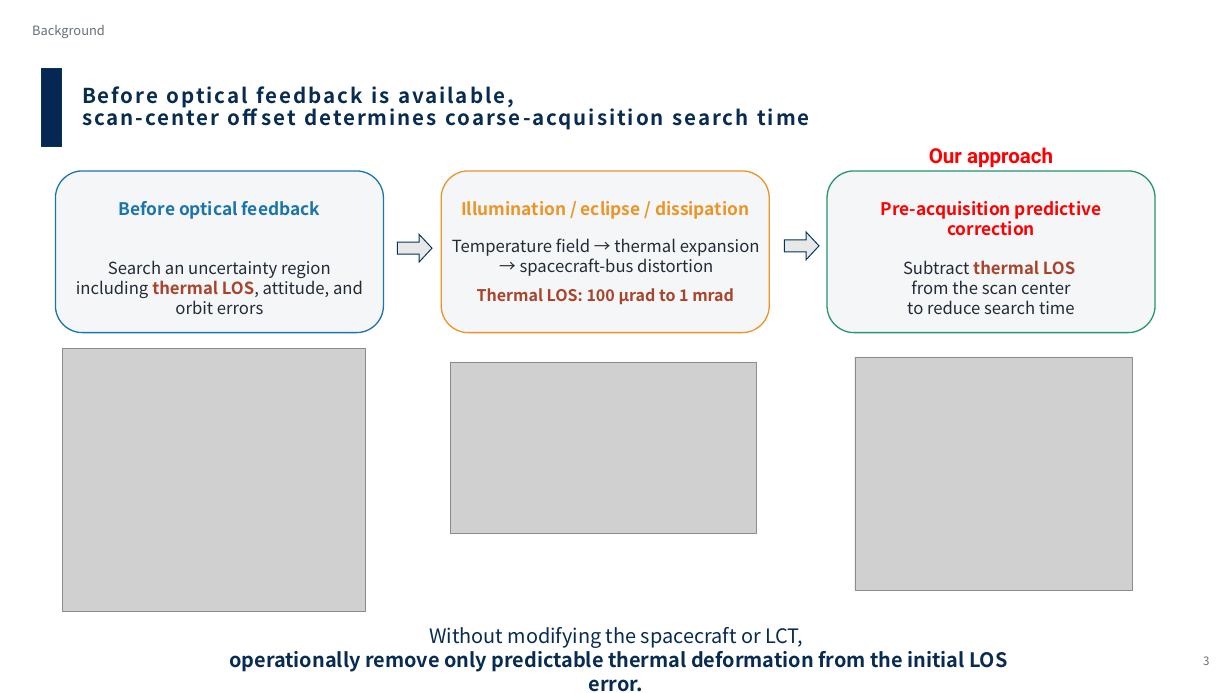
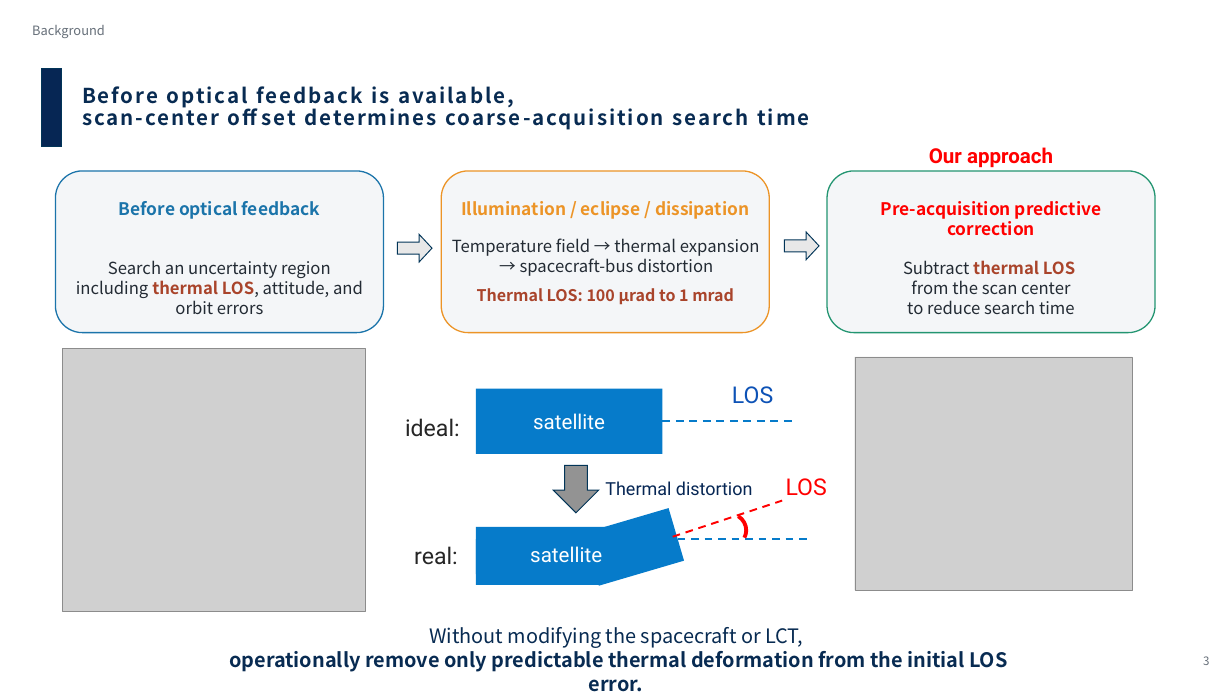
Before and after one commit to Hideki-1029/thermal-deformation-optcomm, a slide deck: slide 3 of papers/ICSO/slides/en_ICSO2026_slides_takamoto.pptx. Drawn at 1232x693 pixels with LibreOffice and Linux fonts; fonts in the diff are those of the drawing; grey boxes stand for pictures; background and template pictures are left out. Boxes give left, top, right and bottom in pixels: in the first picture for what was removed or moved away, otherwise in the second. Text is boxed around its words. In the diff, an @@ line names an element or a change of style, - is before the commit and + after.

```diff
--- a/papers/ICSO/slides/en_ICSO2026_slides_takamoto.pptx
+++ b/papers/ICSO/slides/en_ICSO2026_slides_takamoto.pptx
@@ picture removed at (x1=451, y1=362, x2=756, y2=534) @@
@@ rectangle added at (x1=476, y1=389, x2=663, y2=454), fill #067BCA, 32 pt, text #FFFFFF @@
+satellite
@@ text added at (x1=732, y1=386, x2=773, y2=404), 36 pt, text #0D52B6 @@
+LOS
@@ text added at (x1=405, y1=418, x2=460, y2=437), 36 pt, text #262626 @@
+ideal:
@@ line added from (663, 421) to (793, 421), #067BCA 3 pt dashed @@
@@ down arrow added at (x1=553, y1=466, x2=599, y2=513), fill #939393, outline #033659 1.5 pt @@
@@ text added at (x1=786, y1=478, x2=827, y2=496), 36 pt, text #FF0000 @@
+LOS
@@ rectangle added at (x1=583, y1=508, x2=684, y2=586), fill #067BCA @@
@@ text added at (x1=605, y1=481, x2=753, y2=495), 28 pt, text #062654 @@
+Thermal distortion
@@ line added from (673, 537) to (782, 501), #FF0000 3 pt dashed @@
@@ arc (boxed as its full ellipse) added at (x1=708, y1=508, x2=752, y2=552), outline #FF0000 6 pt @@
@@ rectangle added at (x1=476, y1=527, x2=635, y2=574), fill #067BCA @@
@@ rectangle added at (x1=476, y1=539, x2=601, y2=585), fill #067BCA @@
@@ line added from (678, 539) to (808, 539), #067BCA 3 pt dashed @@
@@ text added at (x1=414, y1=546, x2=458, y2=565), 36 pt, text #262626 @@
+real:
@@ text added at (x1=530, y1=546, x2=602, y2=563), 32 pt, text #FFFFFF @@
+satellite
```
Also in this commit, not shown: 8 other slides changed, 2 other files.
